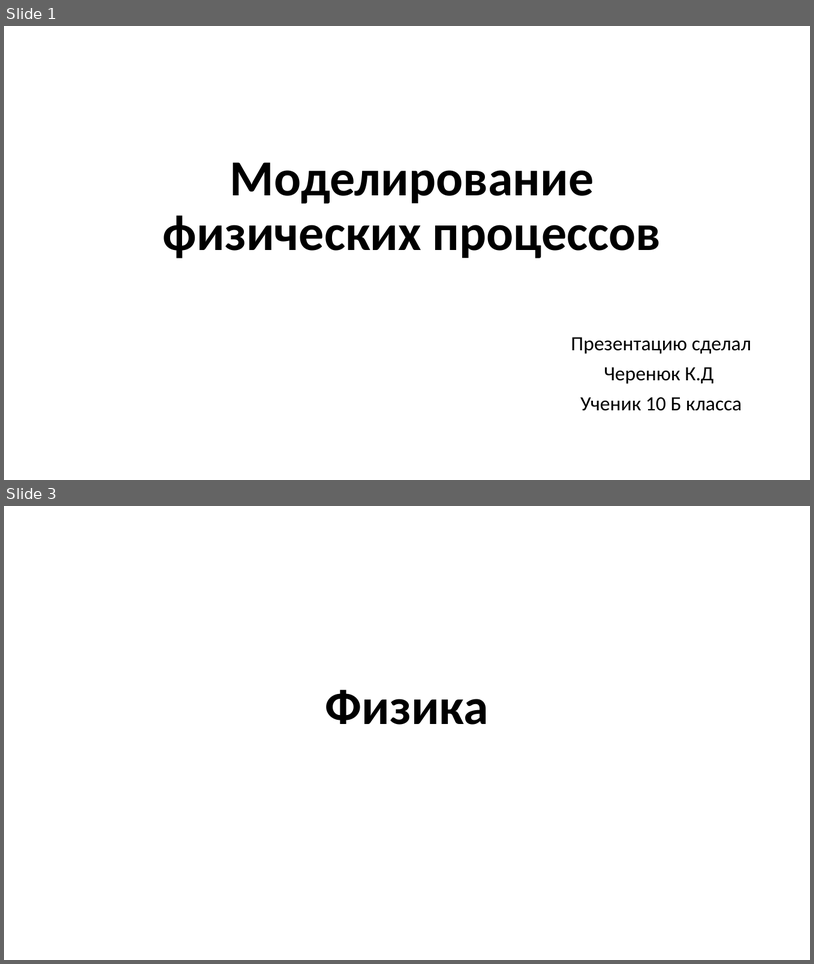
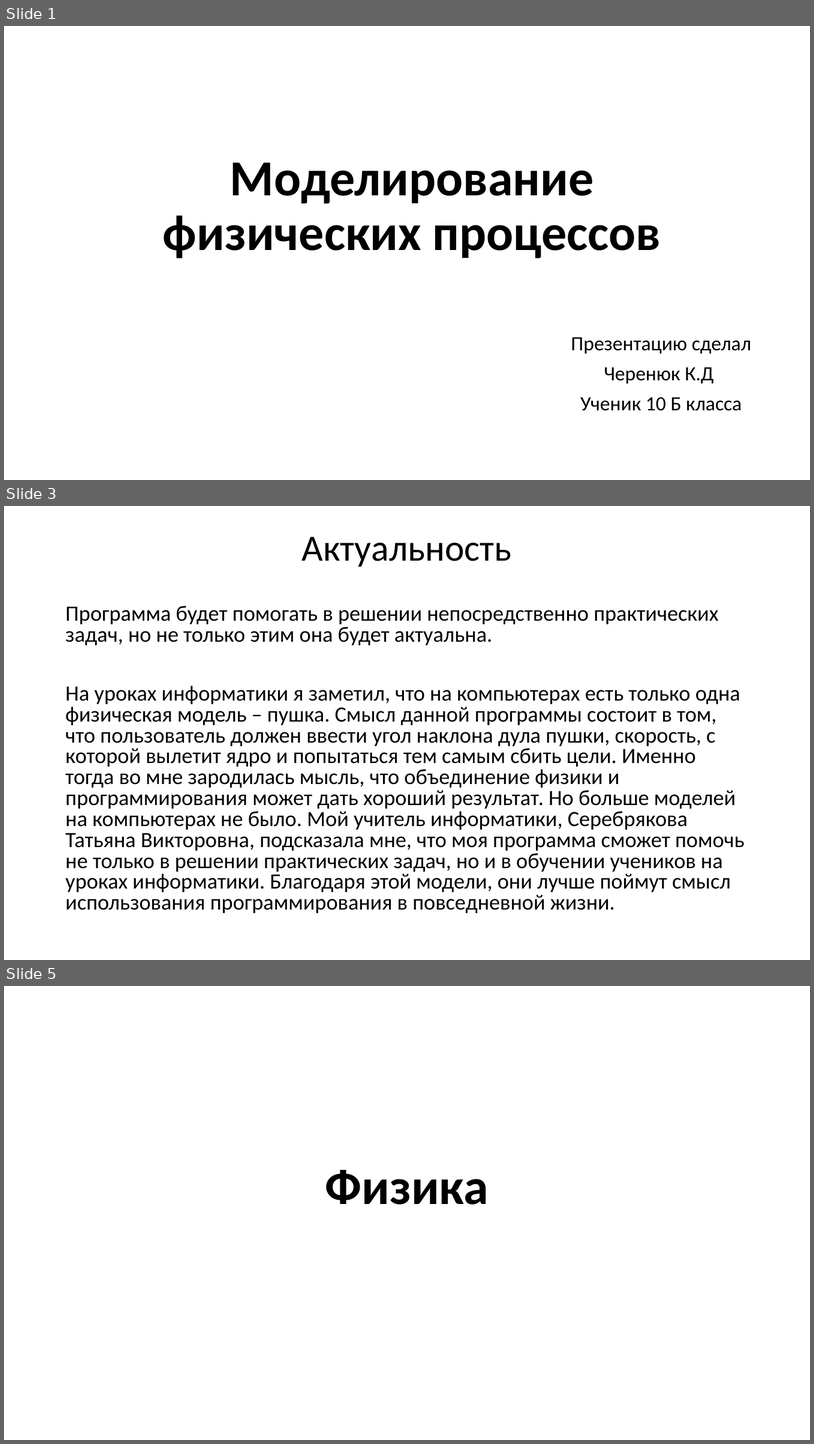
Before and after one commit to cherenuk/modeling, a slide deck: info/Моделирование.pptx. Shown one above the other, each under a label of ours: slides 1 and 3 before the commit, slides 1, 3 and 5 after it; the slides between them are not shown. The pictures are 814x964 and 814x1444 pixels, drawn with LibreOffice and Linux fonts; fonts in the diff are those of the drawing; background and template pictures are left out. Boxes give left, top, right and bottom in pixels: in the first picture for what was removed or moved away, otherwise in the second. Text is boxed around its words. In the diff, an @@ line names an element or a change of style, - is before the commit and + after.

Commit message:
make presentation

```diff
--- a/info/Моделирование.pptx
+++ b/info/Моделирование.pptx
@@ slide 3 added at [4,506,810,960], background picture (left out) @@
@@ title added at [302,537,512,567], 44 pt, text #000000 @@
+Актуальность
@@ text added at [65,606,745,913], 25.9 pt, text #000000 @@
+Программа будет помогать в решении непосредственно практических задач, но не только этим она будет актуальна.
+На уроках информатики я заметил, что на компьютерах есть только одна физическая модель – пушка. Смысл данной программы состоит в том, что пользователь должен ввести угол наклона дула пушки, скорость, с которой вылетит ядро и попытаться тем самым сбить цели. Именно тогда во мне зародилась мысль, что объединение физики и программирования может дать хороший результат. Но больше моделей на компьютерах не было. Мой учитель информатики, Серебрякова Татьяна Викторовна, подсказала мне, что моя программа сможет помочь не только в решении практических задач, но и в обучении учеников на уроках информатики. Благодаря этой модели, они лучше поймут смысл использования программирования в повседневной жизни.
@@ what was slide 3 is now slide 5 @@
```
Also in this commit, not shown: 6 other slides added, 2 slides removed.
